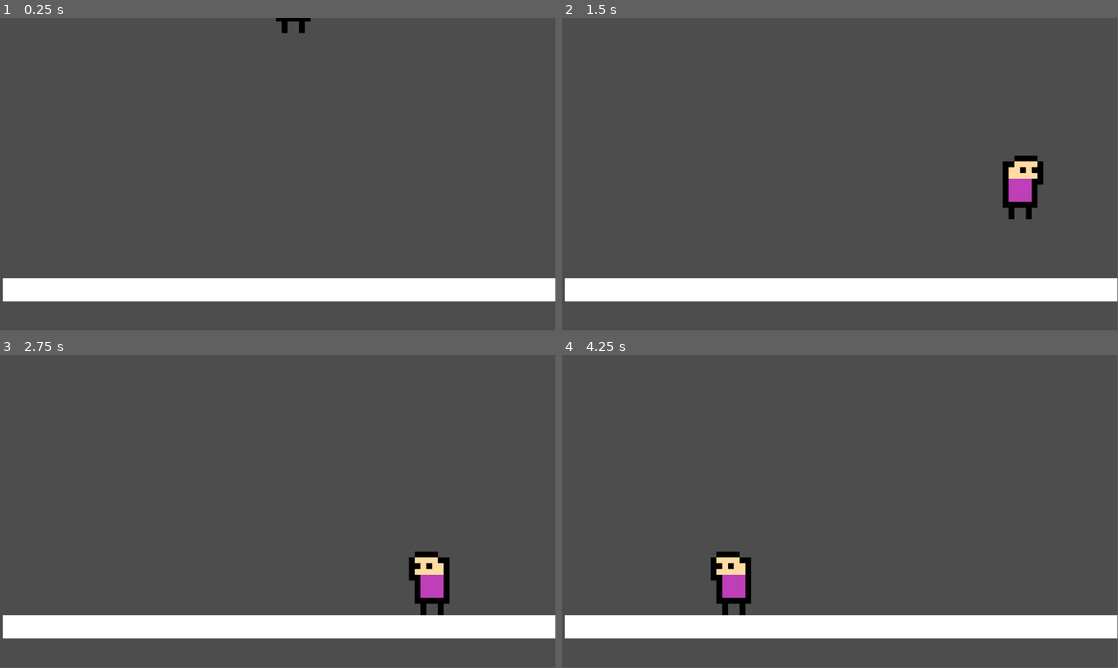
Above: before the commit, frames 1-4 (two rows, left to right).
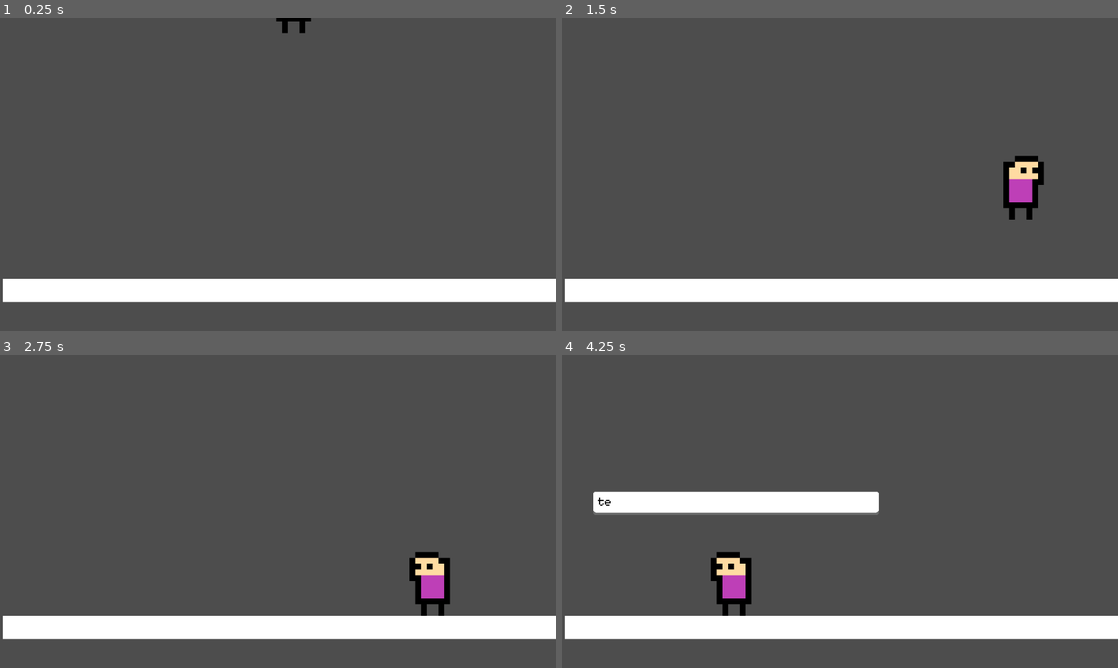
Above: after the commit, the same moments.

Repository: KeichiTS/GGJ2024
Game: Godot game, scene res://scenes/test.tscn
The game is run twice, just before and just after one commit, with the same random seed, the same clock (stepped at 60 frames per second) and the same inputs.
Inputs:
- Up to frame 1 (0.25 s): no input
- Up to frame 2 (1.5 s): hold Up (ui_up) 0.53-1.28 s; hold Right (ui_right) from 0.53 s (still down); tap Up (ui_up) at 1.35 s
- Up to frame 3 (2.75 s): tap Up (ui_up) at 1.52, 1.82 s; release Right (ui_right) at 2.03 s; hold Left (ui_left) from 2.03 s (still down); hold Up (ui_up) from 2.03 s (still down)
- Up to frame 4 (4.25 s): keep holding Left (ui_left); release Up (ui_up) at 2.78 s; tap Up (ui_up) at 2.85, 3.02, 3.32 s; hold Up (ui_up) from 3.53 s (still down)
In our replay, the window is 799x449 before the commit and 800x450 after it. These sizes can differ from the game's own. Grey fills any space a smaller window leaves; there, only what the larger window draws over its background counts as a difference.

The runs differ from the first frame. In frame 1, 0.7% of the frame differs, in the area x 0-100%, y 0-91%; in frame 2, 0.8%; in frame 3, 0.8%; in frame 4, 4.7%, in the area x 0-100%, y 43-91%.

Commit message:
dialog_system

Diff:
--- a/project.godot
+++ b/project.godot
@@ -15,10 +15,15 @@
 config/features=PackedStringArray("4.2", "Forward Plus")
 config/icon="res://icon.svg"
 
+[autoload]
+
+DialogManager="*res://singleton/Dialog_Manager.gd"
+
 [display]
 
 window/size/viewport_width=960
 window/size/viewport_height=540
+window/stretch/mode="viewport"
 window/handheld/orientation=1
 
 [input]
@@ -29,6 +34,11 @@
 , Object(InputEventKey,"resource_local_to_scene":false,"resource_name":"","device":-1,"window_id":0,"alt_pressed":false,"shift_pressed":false,"ctrl_pressed":false,"meta_pressed":false,"pressed":false,"keycode":0,"physical_keycode":32,"key_label":0,"unicode":32,"echo":false,"script":null)
 ]
 }
+advance_dialog={
+"deadzone": 0.5,
+"events": [Object(InputEventKey,"resource_local_to_scene":false,"resource_name":"","device":-1,"window_id":0,"alt_pressed":false,"shift_pressed":false,"ctrl_pressed":false,"meta_pressed":false,"pressed":false,"keycode":0,"physical_keycode":32,"key_label":0,"unicode":32,"echo":false,"script":null)
+]
+}
 
 [rendering]
 
--- a/scenes/test.tscn
+++ b/scenes/test.tscn
@@ -1,9 +1,13 @@
-[gd_scene load_steps=3 format=3 uid="uid://du67rvn502qnj"]
+[gd_scene load_steps=5 format=3 uid="uid://du67rvn502qnj"]
 
 [ext_resource type="PackedScene" uid="uid://b08edfre7tjm8" path="res://scenes/player.tscn" id="1_1h33p"]
+[ext_resource type="Script" path="res://scripts/dialog_test.gd" id="2_37vuv"]
 
 [sub_resource type="RectangleShape2D" id="RectangleShape2D_1fiap"]
 size = Vector2(970, 40)
+
+[sub_resource type="RectangleShape2D" id="RectangleShape2D_fi5t2"]
+size = Vector2(278, 207)
 
 [node name="Test" type="Node"]
 
@@ -21,3 +25,12 @@
 
 [node name="Player" parent="." instance=ExtResource("1_1h33p")]
 position = Vector2(507, -187)
+
+[node name="Start_dialog" type="Area2D" parent="."]
+script = ExtResource("2_37vuv")
+
+[node name="shape" type="CollisionShape2D" parent="Start_dialog"]
+position = Vector2(146, 394)
+shape = SubResource("RectangleShape2D_fi5t2")
+
+[connection signal="body_entered" from="Start_dialog" to="Start_dialog" method="_on_body_entered"]
--- /dev/null
+++ b/scenes/text_box.tscn
@@ -0,0 +1,37 @@
+[gd_scene load_steps=4 format=3 uid="uid://tcup6wuwcjtd"]
+
+[ext_resource type="Script" path="res://scripts/TextBox.gd" id="1_gvv47"]
+[ext_resource type="Texture2D" uid="uid://c64fw1cwcuc1t" path="res://assets/dialog_box/box.png" id="2_3ghxc"]
+[ext_resource type="FontFile" uid="uid://cpxc3ih7dbm0w" path="res://font/minimal5x7.ttf" id="3_aplms"]
+
+[node name="TextBox" type="MarginContainer"]
+offset_right = 40.0
+offset_bottom = 40.0
+script = ExtResource("1_gvv47")
+
+[node name="NinePatchRect" type="NinePatchRect" parent="."]
+layout_mode = 2
+texture = ExtResource("2_3ghxc")
+patch_margin_left = 16
+patch_margin_top = 16
+patch_margin_right = 16
+patch_margin_bottom = 16
+
+[node name="MarginContainer" type="MarginContainer" parent="."]
+layout_mode = 2
+theme_override_constants/margin_left = 8
+theme_override_constants/margin_top = 8
+theme_override_constants/margin_right = 8
+theme_override_constants/margin_bottom = 8
+
+[node name="Label" type="Label" parent="MarginContainer"]
+layout_mode = 2
+theme_override_colors/font_color = Color(0, 0, 0, 1)
+theme_override_fonts/font = ExtResource("3_aplms")
+theme_override_font_sizes/font_size = 32
+vertical_alignment = 1
+
+[node name="LetterDisplayTimer" type="Timer" parent="."]
+one_shot = true
+
+[connection signal="timeout" from="LetterDisplayTimer" to="." method="_on_letter_display_timer_timeout"]
--- /dev/null
+++ b/scripts/TextBox.gd
@@ -0,0 +1,56 @@
+#A code by: DashNothing - 2023 _ Modified by: KeichiTS - 2024
+
+extends MarginContainer
+
+@onready var label = $MarginContainer/Label
+@onready var timer = $LetterDisplayTimer
+
+const MAX_WIDTH = 512
+
+var text = ""
+var letter_index = 0
+
+var letter_time = 0.03
+var space_time = 0.06
+var punctuation_time = 0.2
+
+signal finished_displaying()
+
+func display_text(text_to_display: String):
+	text = text_to_display
+	label.text = text_to_display
+
+	await resized
+	custom_minimum_size.x = min(size.x, MAX_WIDTH)
+
+	if size.x > MAX_WIDTH:
+		label.autowrap_mode = TextServer.AUTOWRAP_WORD
+		await resized
+		await resized
+		custom_minimum_size.y = size.y
+
+	global_position.x -= size.x / 2
+	global_position.y -= size.y + 24
+
+	label.text = ""
+	_display_letter()
+
+func _display_letter():
+	label.text += text[letter_index]
+
+	letter_index += 1
+	if letter_index >= text.length():
+		finished_displaying.emit()
+		return
+
+	match text[letter_index]:
+		"!", ".", ",", "?":
+			timer.start(punctuation_time)
+		" ":
+			timer.start(space_time)
+		_:
+			timer.start(letter_time)
+
+
+func _on_letter_display_timer_timeout():
+	_display_letter()
--- /dev/null
+++ b/scripts/dialog_test.gd
@@ -0,0 +1,15 @@
+extends Area2D
+
+const lines: Array[String] = [
+	'test test test test test test test test test ',
+	'asdasdasdasdasdasdasdasdasd',
+	'qqqqqqqqqqqqqqqqqqqqqqqqqqqqqqqqqq',
+	'eeeeeeeeeeeeeeeeeeeeeeeeeeeee',
+	'ffffffffffffffffffffffffffffff'
+]
+
+
+
+func _on_body_entered(body):
+	if body.name == "Player":
+		DialogManager.start_dialog(Vector2(300,300), lines)
--- /dev/null
+++ b/singleton/Dialog_Manager.gd
@@ -0,0 +1,49 @@
+extends Node
+
+@onready var text_box_scene = preload("res://scenes/text_box.tscn")
+
+var dialog_lines : Array[String] = []
+var current_line_index = 0
+
+var text_box
+var text_box_position : Vector2
+
+var is_dialog_active = false
+var can_advance_line = false
+
+func start_dialog(position : Vector2, lines : Array[String]):
+	if is_dialog_active:
+		return
+
+	dialog_lines = lines
+	text_box_position = position
+	_show_text_box()
+
+	is_dialog_active = true
+
+func _show_text_box():
+	text_box = text_box_scene.instantiate()
+	text_box.finished_displaying.connect(_on_text_box_finished_displaying)
+	get_tree().root.add_child(text_box)
+	text_box.global_position = text_box_position
+	text_box.display_text(dialog_lines[current_line_index])
+	can_advance_line = false
+
+func _on_text_box_finished_displaying():
+	can_advance_line = true
+
+func _unhandled_input(event):
+	if (
+		event.is_action_pressed("ui_up") &&
+		is_dialog_active &&
+		can_advance_line
+	):
+		text_box.queue_free()
+
+		current_line_index += 1
+		if current_line_index >= dialog_lines.size():
+			is_dialog_active = false
+			current_line_index = 0
+			return
+
+		_show_text_box()
Not shown, added: assets/dialog_box/box.png.import
Binary file added: font/minimal5x7.ttf
Not shown, added: font/minimal5x7.ttf.import
